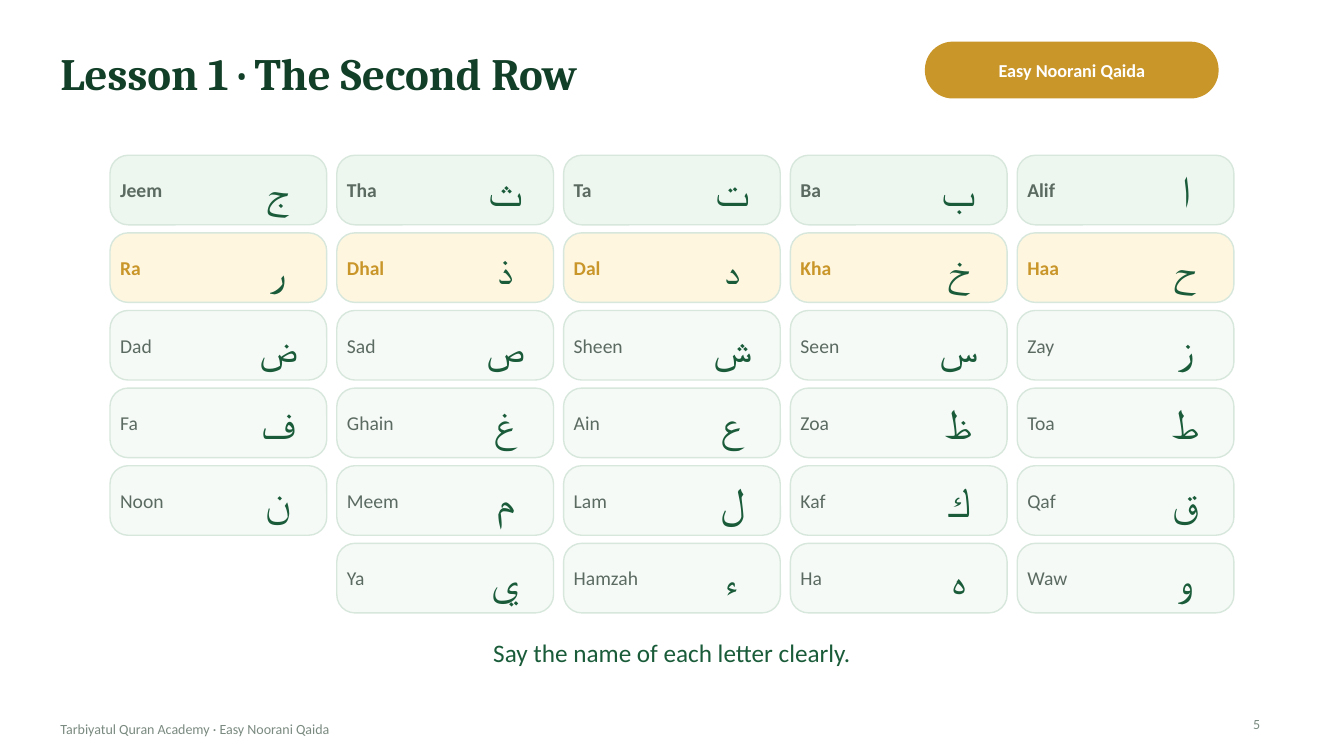
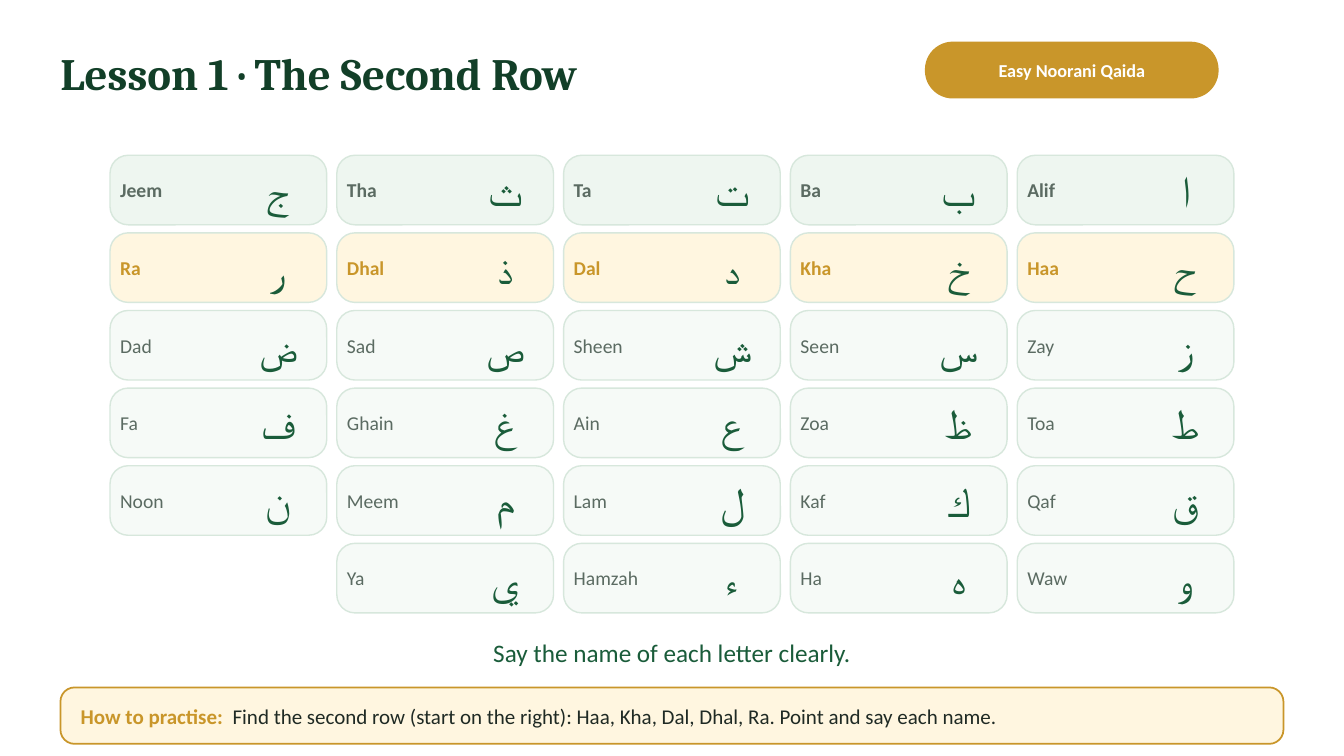
Before and after one commit to ibnhosain/TQA-Management-System, a slide deck: slide 5 of backend/core/deck_seed/easy-noorani-qaida-lecture-02-student.pptx. Drawn at 1344x756 pixels with LibreOffice and Linux fonts; fonts in the diff are those of the drawing; background and template pictures are left out. Boxes give left, top, right and bottom in pixels: in the first picture for what was removed or moved away, otherwise in the second. Text is boxed around its words. In the diff, an @@ line names an element or a change of style, - is before the commit and + after.

```diff
--- a/backend/core/deck_seed/easy-noorani-qaida-lecture-02-student.pptx
+++ b/backend/core/deck_seed/easy-noorani-qaida-lecture-02-student.pptx
@@ rounded rectangle added at (x1=60, y1=688, x2=1284, y2=744), fill #FFF6E0, outline #C9962A 1.25 pt @@
@@ text added at (x1=81, y1=709, x2=997, y2=728), 15 pt, text #1F2A24 @@
+How to practise: Find the second row (start on the right): Haa, Kha, Dal, Dhal, Ra. Point and say each name.
@@ text removed at (x1=60, y1=724, x2=329, y2=736) @@
-Tarbiyatul Quran Academy · Easy Noorani Qaida
@@ page number removed at (x1=1253, y1=720, x2=1260, y2=729) @@
-5
```
Also in this commit, not shown: 23 other slides changed, 2 other files.
